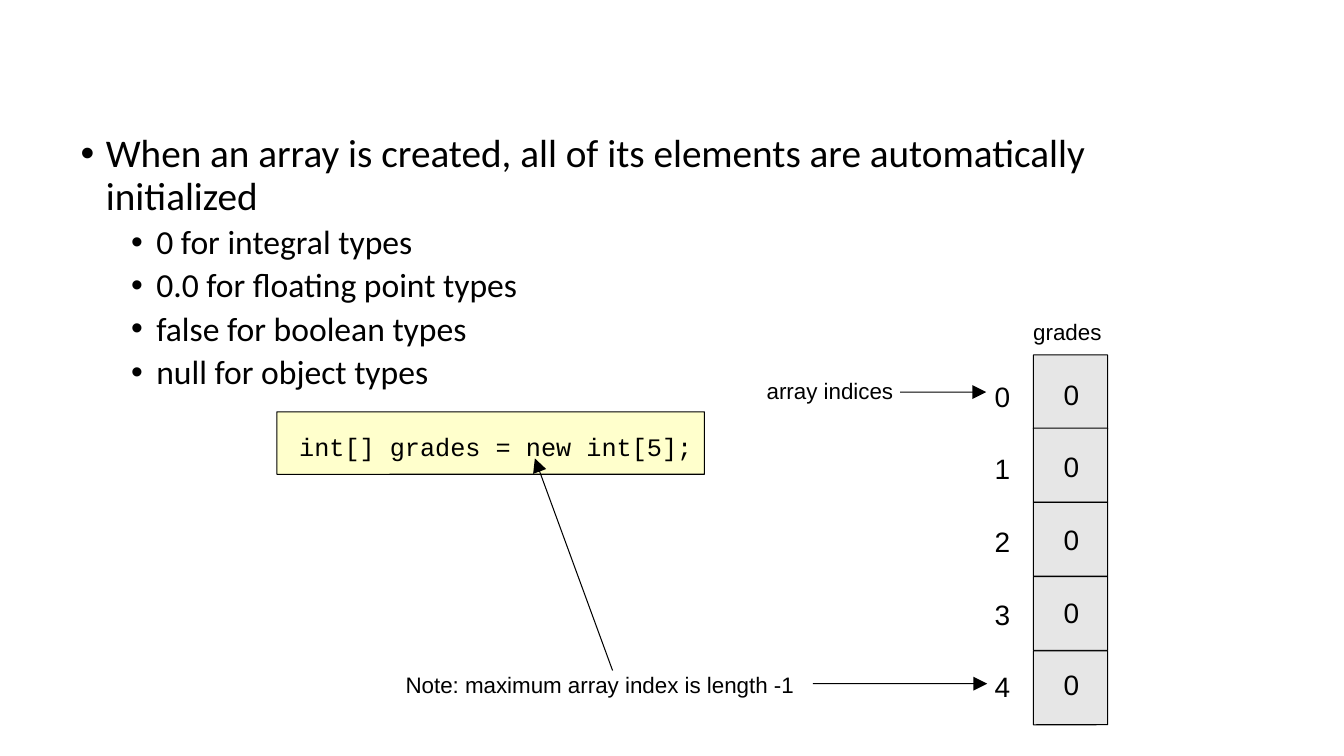
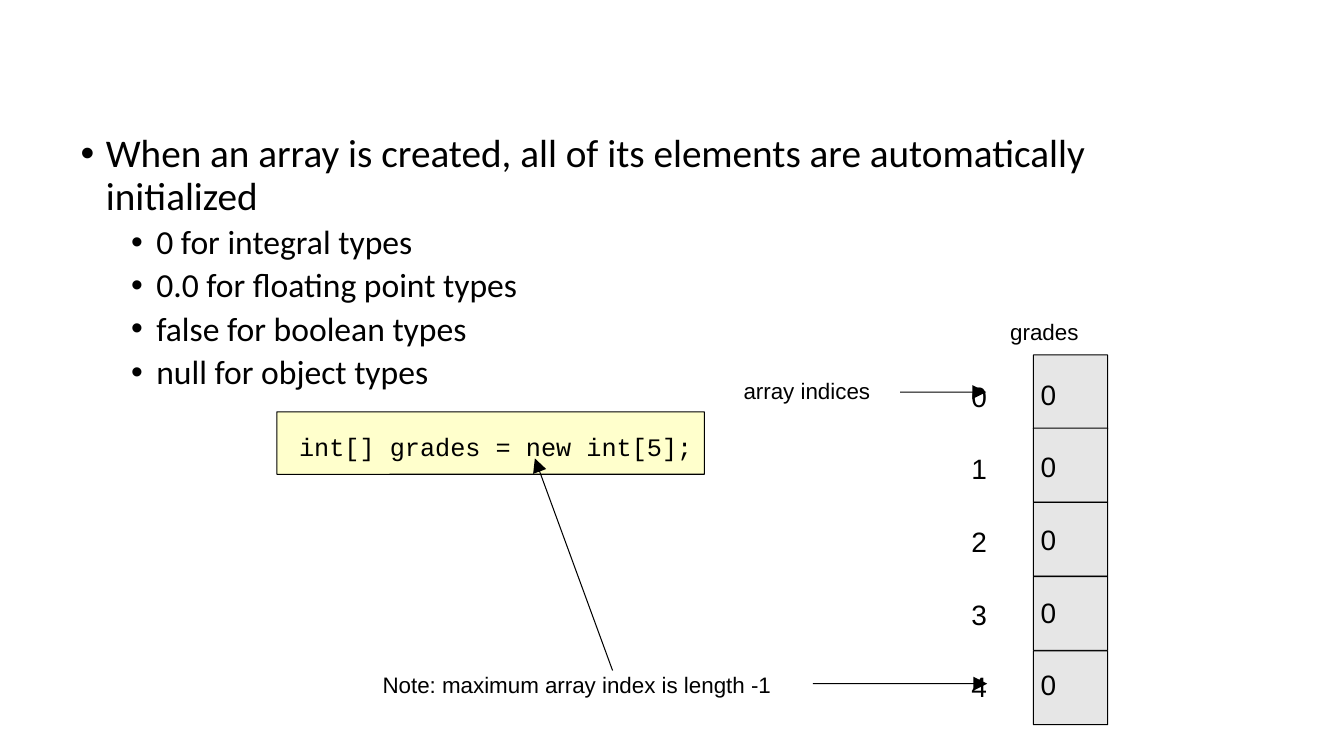
Before and after one commit to gmierzwinski/gmierzwinski.github.io, a slide deck: slide 12 of bishops/cs321/resources/CS321_Lecture_03B.pptx. Drawn at 1344x756 pixels with LibreOffice and Linux fonts; fonts in the diff are those of the drawing; background and template pictures are left out. Boxes give left, top, right and bottom in pixels: in the first picture for what was removed or moved away, otherwise in the second. Text is boxed around its words. In the diff, an @@ line names an element or a change of style, - is before the commit and + after.

```diff
--- a/bishops/cs321/resources/CS321_Lecture_03B.pptx
+++ b/bishops/cs321/resources/CS321_Lecture_03B.pptx
@@ text "grades": place and size @@
-text "grades" at [1033,323,1101,345]
+text "grades" at [1010,323,1078,345]
@@ text "array indices": place and size @@
-text "array indices" at [767,382,894,404]
+text "array indices" at [744,382,871,404]
@@ text "0": place and size @@
-text "0" at [995,387,1011,408]
+text "0" at [971,385,987,408]
@@ text "0": place and size @@
-text "0" at [1064,385,1080,406]
+text "0" at [1041,385,1057,406]
@@ text "1": place and size @@
-text "1" at [995,459,1011,479]
+text "1" at [971,459,987,479]
@@ text "0": place and size @@
-text "0" at [1064,457,1080,478]
+text "0" at [1041,457,1057,478]
@@ text "2": place and size @@
-text "2" at [995,532,1011,552]
+text "2" at [971,532,987,552]
@@ text "0": place and size @@
-text "0" at [1064,530,1080,551]
+text "0" at [1041,530,1057,551]
@@ text "3": place and size @@
-text "3" at [995,605,1011,626]
+text "3" at [971,605,987,626]
@@ text "0": place and size @@
-text "0" at [1064,603,1080,624]
+text "0" at [1041,603,1057,624]
@@ text "Note: maximum array index is ...": place and size @@
-text "Note: maximum array index is ..." at [406,676,794,698]
+text "Note: maximum array index is ..." at [383,676,771,698]
@@ text "4": place and size @@
-text "4" at [995,677,1011,697]
+text "4" at [971,677,987,697]
@@ text "0": place and size @@
-text "0" at [1064,675,1080,696]
+text "0" at [1041,675,1057,696]
```
Also in this commit, not shown: 17 other slides changed, 5 other files.
